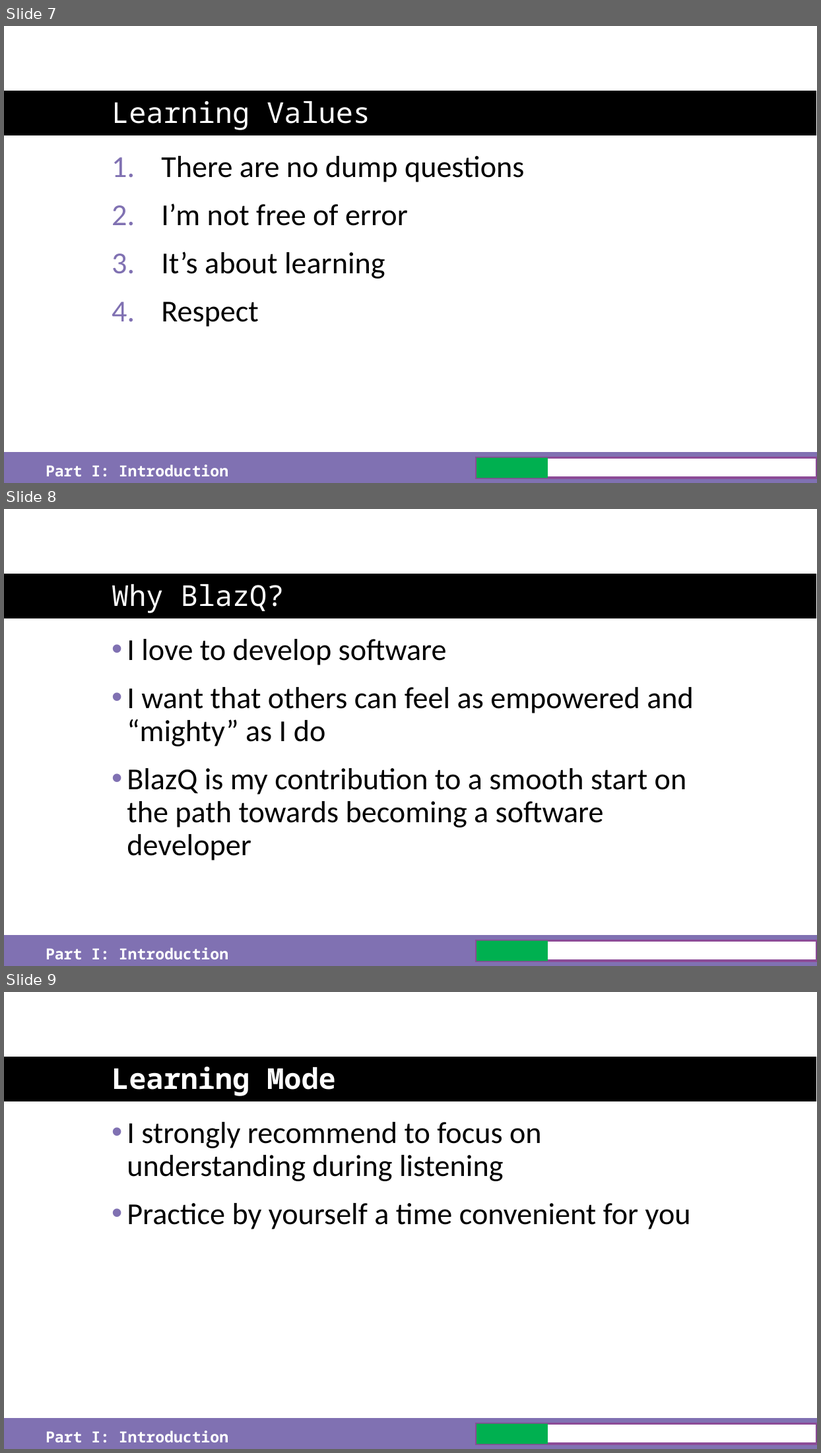
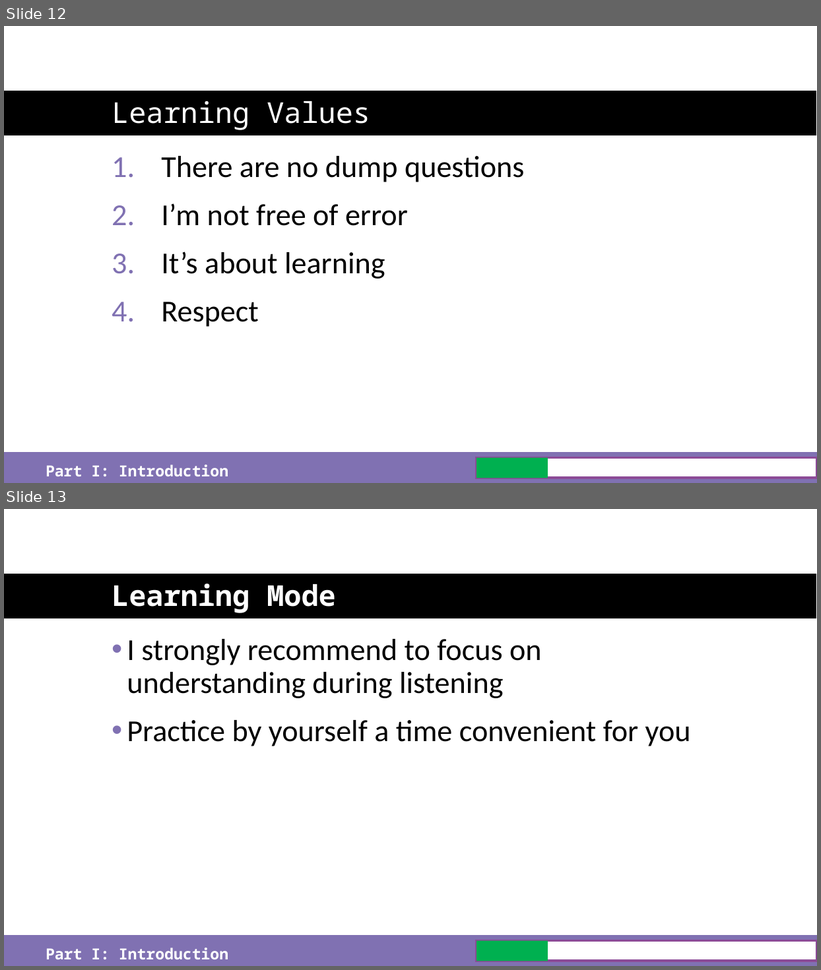
Before and after one commit to just-the-benno/BlazQ, a slide deck: episode1/media/slides-episode-1.pptx. Shown one above the other, each under a label of ours: slides 7, 8 and 9 before the commit, slides 12 and 13 after it. The pictures are 821x1453 and 821x970 pixels, drawn with LibreOffice and Linux fonts; fonts in the diff are those of the drawing; background and template pictures are left out. Boxes give left, top, right and bottom in pixels: in the first picture for what was removed or moved away, otherwise in the second. Text is boxed around its words. In the diff, an @@ line names an element or a change of style, - is before the commit and + after.

```diff
--- a/episode1/media/slides-episode-1.pptx
+++ b/episode1/media/slides-episode-1.pptx
@@ slide 8 removed at (4,509,817,966), background #FFFFFF; not listed: 2 template elements that a slide beside it also shows @@
@@ title removed at (112,584,284,613) @@
-Why BlazQ?
@@ text removed at (127,639,694,861) @@
-• I love to develop software
-• I want that others can feel as empowered and “mighty” as I do
-• BlazQ is my contribution to a smooth start on the path towards becoming a software developer
@@ rectangle removed at (477,941,817,961) @@
@@ rectangle removed at (477,941,548,961) @@
@@ text removed at (46,948,228,960) @@
-Part I: Introduction
@@ what was slide 7 is now slide 12 @@
@@ what was slide 9 is now slide 13 @@
```
Also in this commit, not shown: 5 slides changed, 5 slides added, 3 other files.
